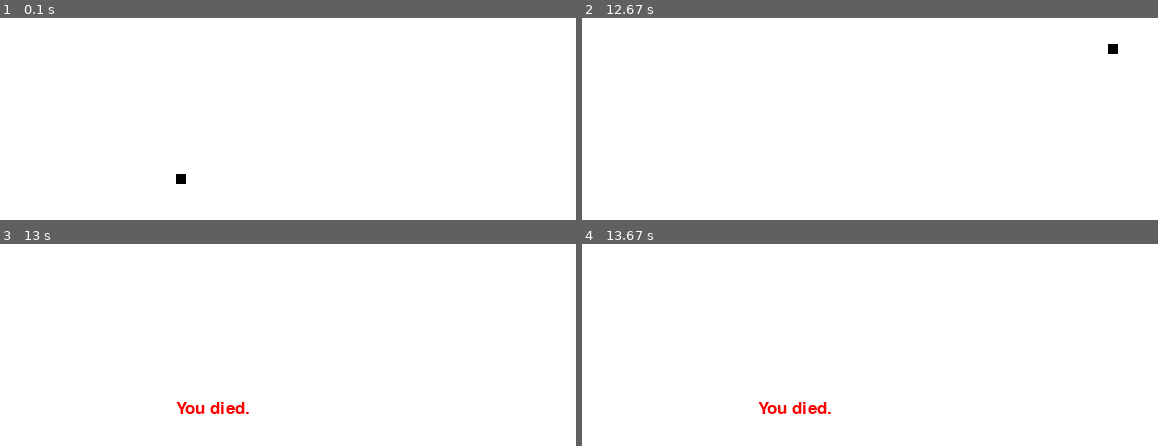
Above: before the commit, frames 1-4 (two rows, left to right).
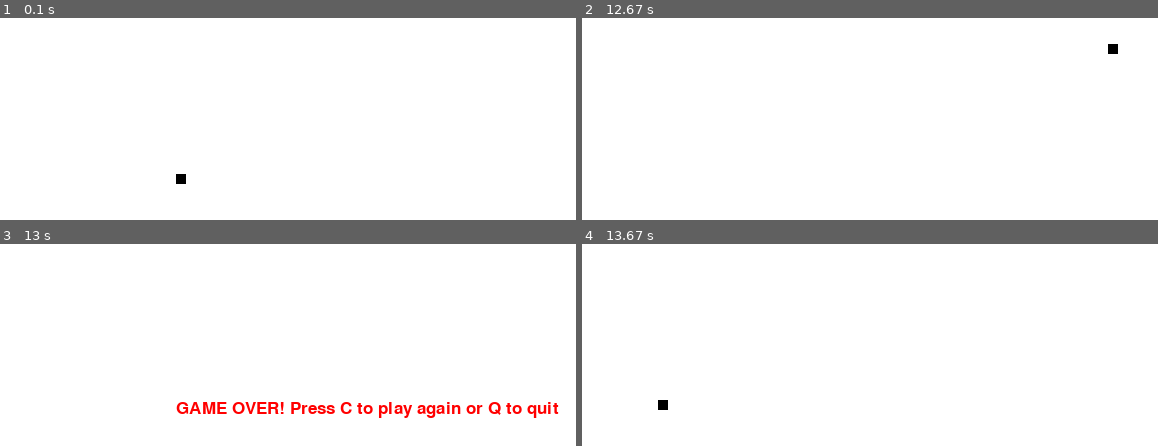
Above: after the commit, the same moments.

Repository: tsveti22/snake_pygame
Game: pygame game, started from snake.py
Same seed, same stepped clock (60 frames per second), same inputs: the game is played once before the commit and once after it.
Inputs:
- Up to frame 1 (0.1 s): no input
- Up to frame 2 (12.67 s): hold Up 0.33-0.8 s; hold Right 0.83-1.47 s; hold Down 1.5-1.87 s; hold Left 1.9-2.37 s; hold Right 2.4-2.87 s; hold Up 2.9-3.2 s; hold Right 3.23-3.7 s; hold Left 3.73-4.27 s; hold Down 4.3-4.6 s; hold Left 4.63-5.03 s; hold Up 5.07-5.43 s; hold Right 5.47-6.1 s; hold Down 6.13-6.5 s; hold Left 6.53-7 s; hold Right 7.03-7.5 s; hold Up 7.53-7.83 s; hold Right 7.87-8.33 s; hold Left 8.37-8.9 s; hold Down 8.93-9.23 s; hold Left 9.27-9.67 s; hold Up 9.7-10.07 s; hold Right 10.1-10.73 s; hold Down 10.77-11.13 s; hold Left 11.17-11.63 s; hold Right 11.67-12.13 s; hold Up 12.17-12.47 s; hold Right from 12.5 s (still down)
- Up to frame 3 (13 s): release Right at 12.97 s
- Up to frame 4 (13.67 s): tap C at 13 s; hold Left from 13.33 s (still down)

Frames 1-2 are identical in both runs. In frame 3, 2.1% of the frame differs, in the area x 30-98%, y 78-87%; in frame 4, 0.5%.

Commit message:
Fixed game loop

Diff:
--- a/constants.py
+++ b/constants.py
@@ -6,9 +6,6 @@
 import time
 
 pygame.init()
-
-# EXIT MAIN lOOP
-GAME_EXIT = False
 
 # COLORS
 white = (255,255,255)
@@ -22,11 +19,3 @@
 
 # FRAMES PER SECOND
 FPS = 30
-
-# HEAD OF THE SNAKE
-lead_x = DISPLAY_WIDTH/2
-lead_y = DISPLAY_HEIGHT/2
-
-# MOTION
-lead_x_change = 0
-lead_y_change = 0
--- a/functions.py
+++ b/functions.py
@@ -16,9 +16,72 @@
 # Font object
 font = pygame.font.SysFont(None, 25)
 
+# Create clock
+clock = pygame.time.Clock()
+
 # FUNCTION DEFINITIONS
 
 # Show message on screen
 def screenMessage(msg,colour):
     screen_text = font.render(msg, True, colour)
     gameDisplay.blit(screen_text, [DISPLAY_WIDTH/2, DISPLAY_HEIGHT/2])
+
+# Main game loop
+def gameLoop():
+    # EXIT MAIN lOOP
+    GAME_EXIT = False
+    GAME_OVER = False
+
+    # HEAD OF THE SNAKE
+    lead_x = DISPLAY_WIDTH/2
+    lead_y = DISPLAY_HEIGHT/2
+
+    # MOTION
+    lead_x_change = 0
+    lead_y_change = 0
+
+    # Main loop
+    while not GAME_EXIT:
+        while GAME_OVER == True:
+            gameDisplay.fill(white)
+            screenMessage("GAME OVER! Press C to play again or Q to quit", red)
+            pygame.display.update()
+
+            for event in pygame.event.get():
+                if event.type == pygame.KEYDOWN:
+                    if event.key == pygame.K_q:
+                        GAME_EXIT = True
+                        GAME_OVER = False
+                    if event.key == pygame.K_c:
+                        gameLoop()
+        for event in pygame.event.get():
+            if event.type == pygame.QUIT:
+                GAME_EXIT = True
+            if event.type == pygame.KEYDOWN:
+                # Handle arrow keys
+                if event.key == pygame.K_LEFT:
+                    lead_x_change = -BLOCK_SIZE
+                    lead_y_change = 0
+                elif event.key == pygame.K_RIGHT:
+                    lead_x_change = BLOCK_SIZE
+                    lead_y_change = 0
+                elif event.key == pygame.K_UP:
+                    lead_y_change = -BLOCK_SIZE
+                    lead_x_change = 0
+                elif event.key == pygame.K_DOWN:
+                    lead_y_change = BLOCK_SIZE
+                    lead_x_change = 0
+
+        # Set boundaries
+        if lead_x > DISPLAY_WIDTH or lead_x < 0 or lead_y > DISPLAY_HEIGHT or lead_y < 0:
+            GAME_OVER = True
+
+        # Update head position
+        lead_x += lead_x_change
+        lead_y += lead_y_change
+
+        gameDisplay.fill(white)
+        pygame.draw.rect(gameDisplay, black, [lead_x,lead_y, BLOCK_SIZE,BLOCK_SIZE])
+        pygame.display.update()
+
+        clock.tick(FPS)
--- a/snake.py
+++ b/snake.py
@@ -18,46 +18,10 @@
 # Update (flip) display
 pygame.display.update()
 
-clock = pygame.time.Clock()
+# Main loop
+gameLoop()
 
-# Main loop
-while not GAME_EXIT:
-    for event in pygame.event.get():
-        if event.type == pygame.QUIT:
-            GAME_EXIT = True
-        if event.type == pygame.KEYDOWN:
-            # Handle arrow keys
-            if event.key == pygame.K_LEFT:
-                lead_x_change = -BLOCK_SIZE
-                lead_y_change = 0
-            elif event.key == pygame.K_RIGHT:
-                lead_x_change = BLOCK_SIZE
-                lead_y_change = 0
-            elif event.key == pygame.K_UP:
-                lead_y_change = -BLOCK_SIZE
-                lead_x_change = 0
-            elif event.key == pygame.K_DOWN:
-                lead_y_change = BLOCK_SIZE
-                lead_x_change = 0
 
-    # Set boundaries
-    if lead_x > DISPLAY_WIDTH or lead_x < 0 or lead_y > DISPLAY_HEIGHT or lead_y < 0:
-        GAME_EXIT = True
-
-    # Update head position
-    lead_x += lead_x_change
-    lead_y += lead_y_change
-
-    gameDisplay.fill(white)
-    pygame.draw.rect(gameDisplay, black, [lead_x,lead_y, BLOCK_SIZE,BLOCK_SIZE])
-    pygame.display.update()
-
-    clock.tick(FPS)
-
-# Print message to screen
-screenMessage("You died.", red)
-pygame.display.update()
-time.sleep(2)
 
 # Uninitialise and quit pygame
 pygame.quit()
